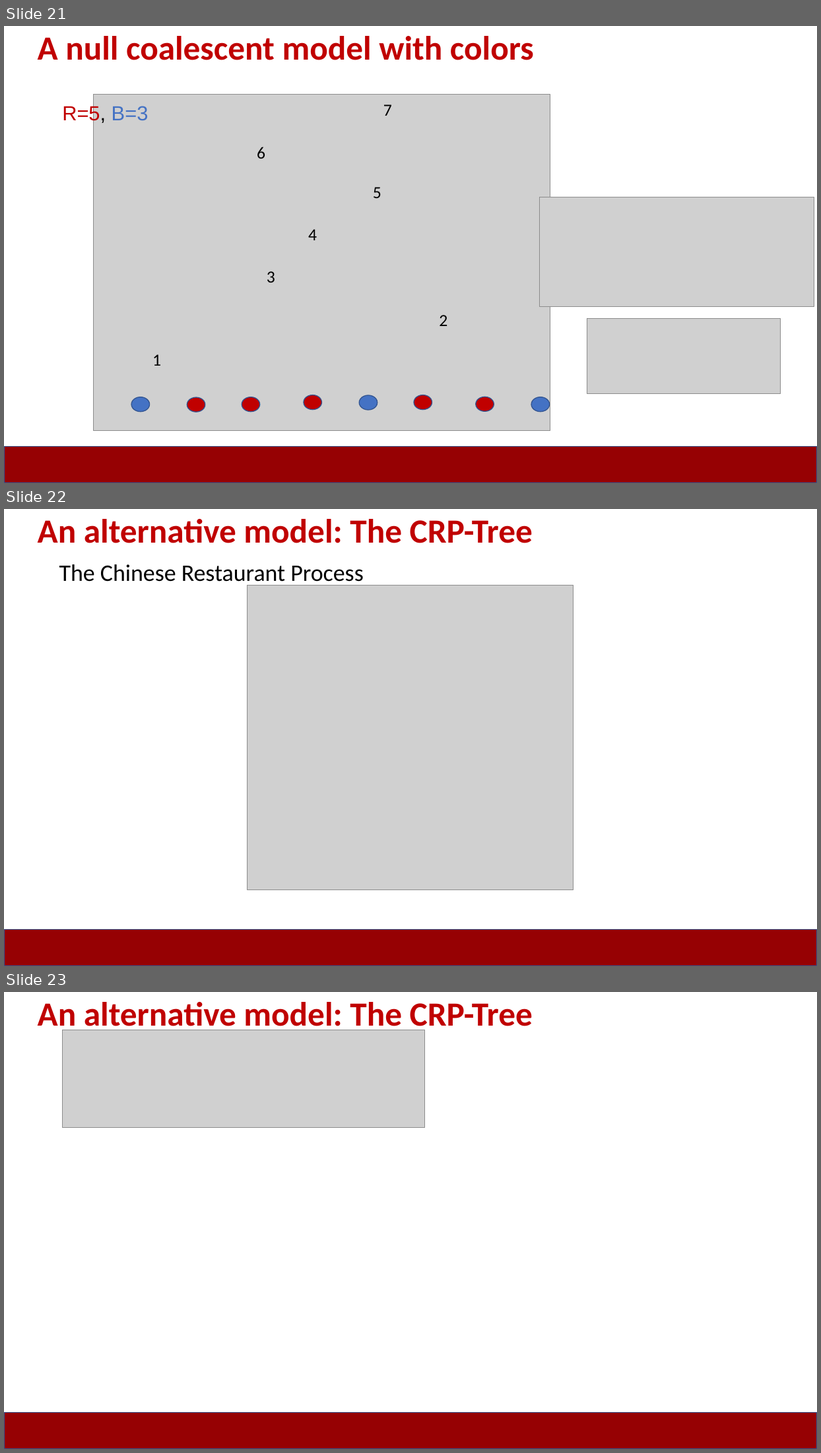
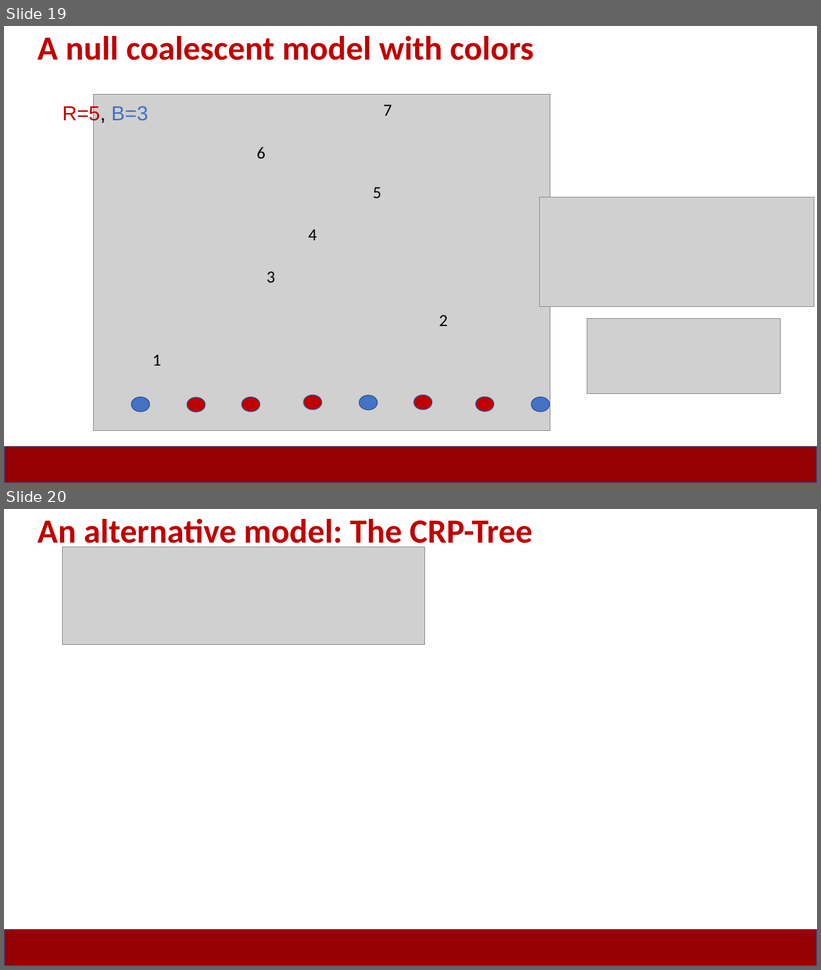
Before and after one commit to JuliaPalacios/SISMID_EvolutionaryDynamics, a slide deck: Lectures/2025-07-16_phylo_mapping.pptx. Shown one above the other, each under a label of ours: slides 21, 22 and 23 before the commit, slides 19 and 20 after it. The pictures are 821x1453 and 821x970 pixels, drawn with LibreOffice and Linux fonts; fonts in the diff are those of the drawing; grey boxes stand for pictures. Boxes give left, top, right and bottom in pixels: in the first picture for what was removed or moved away, otherwise in the second. Text is boxed around its words. In the diff, an @@ line names an element or a change of style, - is before the commit and + after.

```diff
--- a/Lectures/2025-07-16_phylo_mapping.pptx
+++ b/Lectures/2025-07-16_phylo_mapping.pptx
@@ slide 22 removed at [4, 509, 817, 966], background #FFFFFF; not listed: 1 template element that a slide beside it also shows @@
@@ text removed at [38, 519, 533, 543] @@
-An alternative model: The CRP-Tree
@@ text removed at [59, 564, 363, 588] @@
-The Chinese Restaurant Process
@@ picture removed at [248, 586, 574, 890] @@
@@ what was slide 21 is now slide 19 @@
@@ what was slide 23 is now slide 20 @@
```
Also in this commit, not shown: 3 slides changed, 9 other slides removed.
